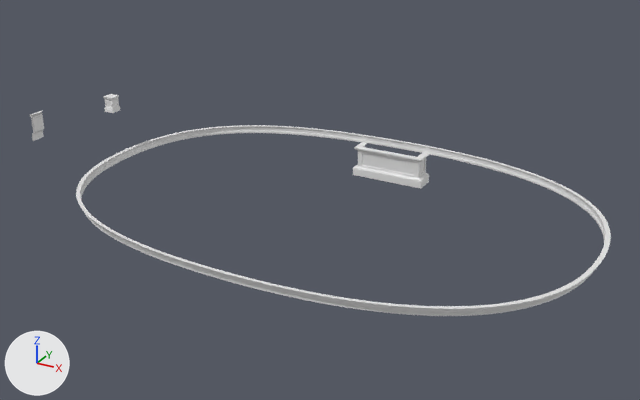
Renders of the Blender file Models/Collisium.blend from each side of a commit.
Both versions are drawn from a 50 mm camera at (114.0, -215.0, 113.0) aimed at (-5.0, 3.0, 4.0). Lighting does not change. The marker at lower left points along +X, +Y and +Z.
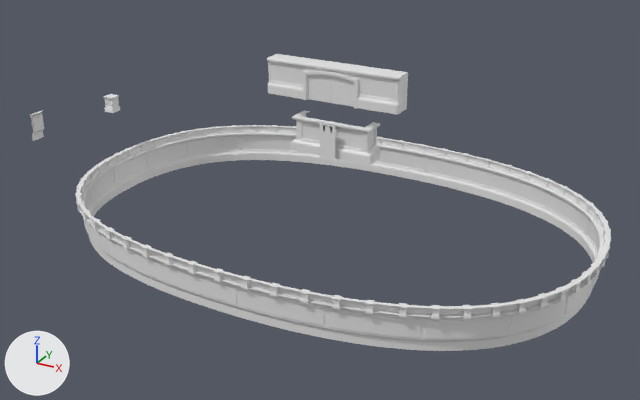
Pixel boxes (x1, y1, x2, y2) of what changed, in the pictures (640 x 400 px):
'Plane', shown: after (77, 132, 606, 351)
'Plane.003', moved: before (353, 142, 429, 189); after (291, 110, 381, 165)
'Plane.005', added: after (267, 54, 408, 114)
'Plane.001', shown: after (75, 125, 611, 319)
'Plane.006', added: after (308, 75, 354, 107)
'Plane.004', added: after (320, 124, 336, 160)
'Cube', added: after (303, 71, 359, 109)

The change, as a list of edits to the scene's bpy script:
```text
Add me_plane_006:
    me_plane_006.from_pydata(...)  # 32 vertices, 21 faces; spans x 0.02..7.56, y -4.72..3.39, z 0.0
Add me_cube:
    me_cube.from_pydata(...)  # 96 vertices, 75 faces; spans x 0.0..0.83, y -1.02..-0.3, z -0.92..0.92
    me_cube.polygons.foreach_set('use_smooth', [True] * 75)
Add me_plane_005:
    me_plane_005.from_pydata(...)  # 319 vertices, 264 faces; spans x 0.0..1.86, y -1.02..0.98, z -0.8..0.13
    me_plane_005.polygons.foreach_set('use_smooth', [True] * 264)
Add me_plane_001:
    me_plane_001.from_pydata(...)  # 22 vertices, 12 faces; spans x 0.0..1.0, y -2.16..1.02, z -0.1..0.02
    me_plane_001.polygons.foreach_set('use_smooth', [True] * 12)
Change ob_plane:
    remove ob_plane.hide_set(True)
Change ob_plane_003:
    ob_plane_003.location: (-3.3, 47.9, 0.0) -> (0.0, 0.0, 25.6)
Change ob_plane_001:
    remove ob_plane_001.hide_set(True)
Add ob_plane_006:
    ob_plane_006 = bpy.data.objects.new('Plane.006', me_plane_006)
    ob_plane_006.location = (0.0, -0.3, 41.4)
    ob_plane_006.rotation_euler = (1.571, 0.0, 0.0)  # degrees (90, 0, 0)
    _m = ob_plane_006.modifiers.new('Mirror', 'MIRROR')
    _m.use_clip = True
    _m = ob_plane_006.modifiers.new('Subdivision', 'SUBSURF')
    _m.boundary_smooth = 'PRESERVE_CORNERS'
Add ob_cube:
    ob_cube = bpy.data.objects.new('Cube', me_cube)
    ob_cube.location = (0.0, 4.4, 41.5)
    ob_cube.scale = (10.6, 5.33, 5.33)
    _m = ob_cube.modifiers.new('Mirror', 'MIRROR')
    _m = ob_cube.modifiers.new('Subdivision', 'SUBSURF')
    _m.levels = 2
Add ob_plane_005:
    ob_plane_005 = bpy.data.objects.new('Plane.005', me_plane_005)
    ob_plane_005.location = (0.0, 0.0, 42.0)
    ob_plane_005.rotation_euler = (1.571, 0.0, 0.0)  # degrees (90, 0, 0)
    ob_plane_005.scale = (11.3, 5.22, 6.54)
    _m = ob_plane_005.modifiers.new('Subdivision', 'SUBSURF')
    _m.boundary_smooth = 'PRESERVE_CORNERS'
    _m = ob_plane_005.modifiers.new('Mirror', 'MIRROR')
    _m.use_clip = True
Add ob_plane_004:
    ob_plane_004 = bpy.data.objects.new('Plane.004', me_plane_001)
    ob_plane_004.location = (0.0, -2.2, 27.3)
    ob_plane_004.rotation_euler = (1.571, 0.0, 0.0)  # degrees (90, 0, 0)
    ob_plane_004.scale = (2.52, 3.24, 3.24)
    _m = ob_plane_004.modifiers.new('Mirror', 'MIRROR')
    _m = ob_plane_004.modifiers.new('Subdivision', 'SUBSURF')
    _m.boundary_smooth = 'PRESERVE_CORNERS'
    _m.levels = 3
```
